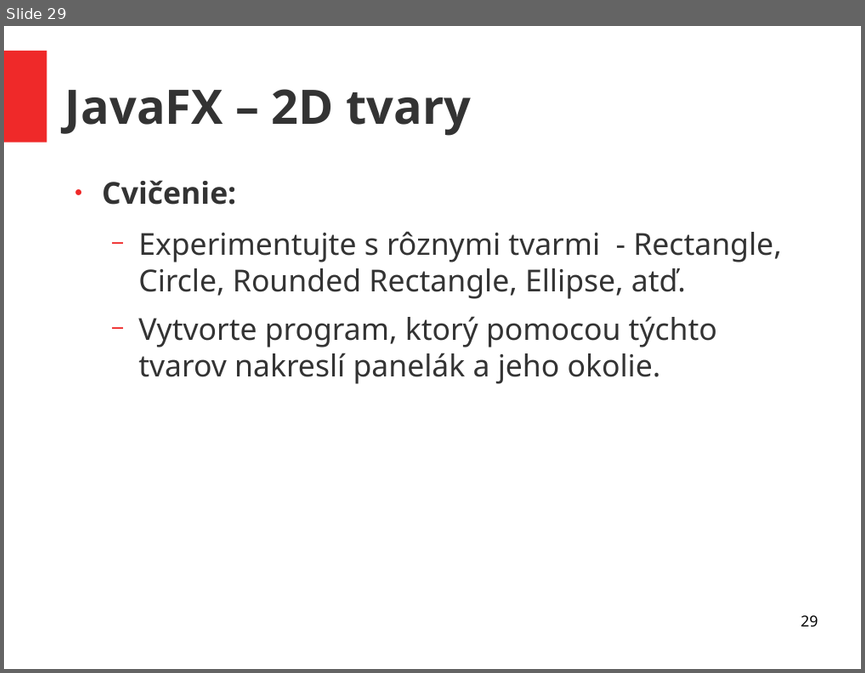
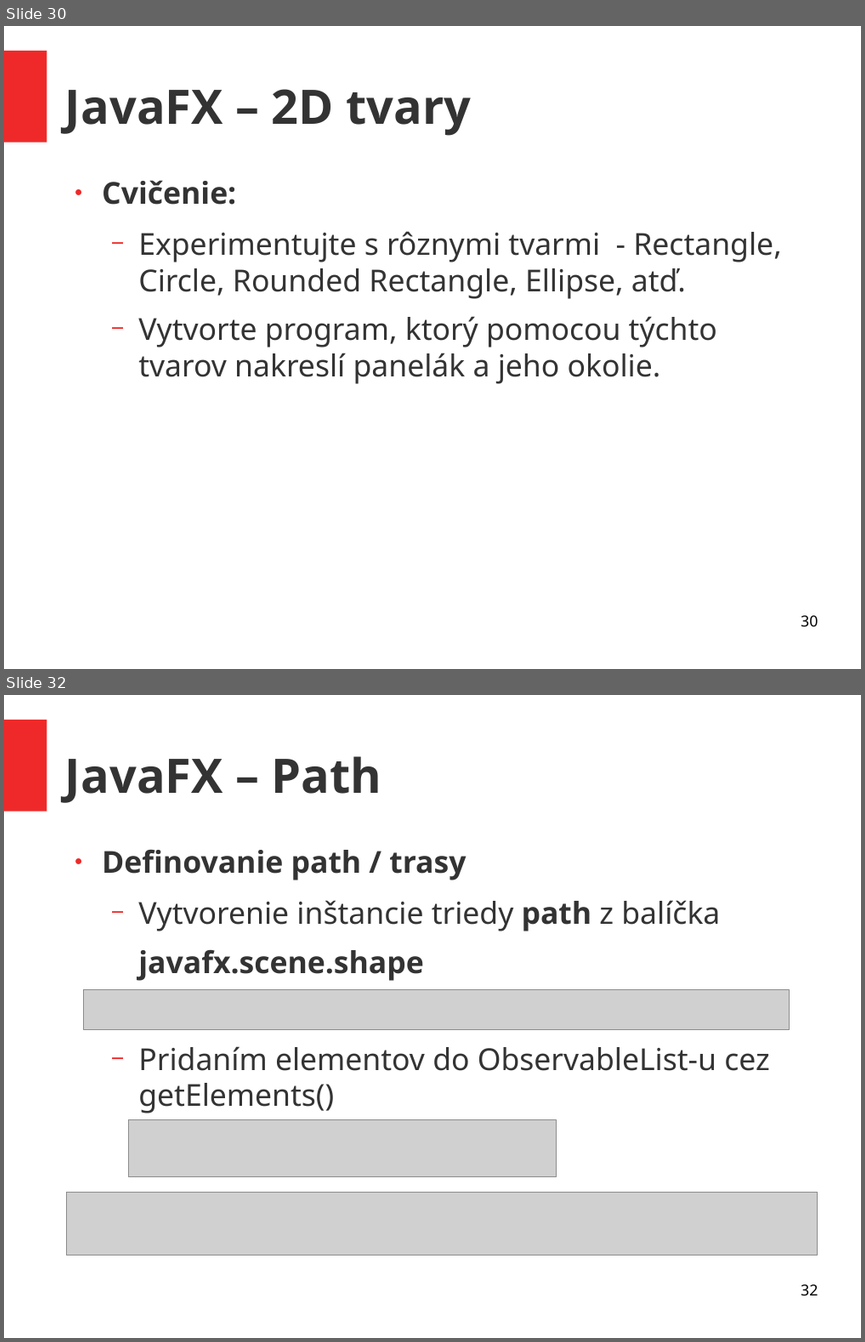
Before and after one commit to ukf-michalkohutek/prezentacia, a slide deck: seminar2.odp. Shown one above the other, each under a label of ours: slide 29 before the commit, slides 30 and 32 after it; the slides between them are not shown. The pictures are 865x673 and 865x1342 pixels, drawn with LibreOffice and Linux fonts; fonts in the diff are those of the drawing; grey boxes stand for pictures. Boxes give left, top, right and bottom in pixels: in the first picture for what was removed or moved away, otherwise in the second. Text is boxed around its words. In the diff, an @@ line names an element or a change of style, - is before the commit and + after.

```diff
--- a/seminar2.odp
+++ b/seminar2.odp
@@ slide 32 added at (x1=4, y1=695, x2=861, y2=1338), background #FFFFFF; not listed: 1 template element that a slide beside it also shows @@
@@ title added at (x1=65, y1=756, x2=382, y2=803), 44 pt, text #333333, bold @@
+JavaFX – Path
@@ text added at (x1=102, y1=850, x2=769, y2=1113), 28 pt, text #333333 @@
+● Definovanie path / trasy
+  − Vytvorenie inštancie triedy path z balíčka
+  javafx.scene.shape
+  − Pridaním elementov do ObservableList-u cez getElements()
@@ picture added at (x1=84, y1=990, x2=789, y2=1029) @@
@@ picture added at (x1=128, y1=1119, x2=556, y2=1177) @@
@@ picture added at (x1=66, y1=1191, x2=818, y2=1255) @@
@@ page number added at (x1=800, y1=1284, x2=817, y2=1296), 14 pt, text #000000 @@
+32
@@ what was slide 29 is now slide 30 @@
@@ page number at (x1=800, y1=615, x2=817, y2=627): text changed @@
-29
+30
```
Also in this commit, not shown: 1 slide changed, 9 other slides added, 1 other file.
